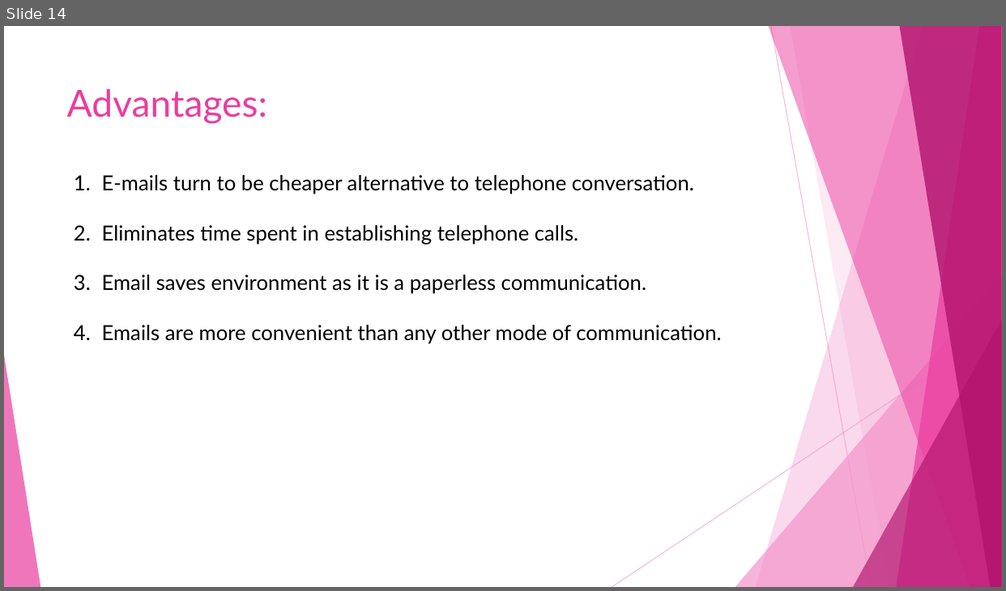
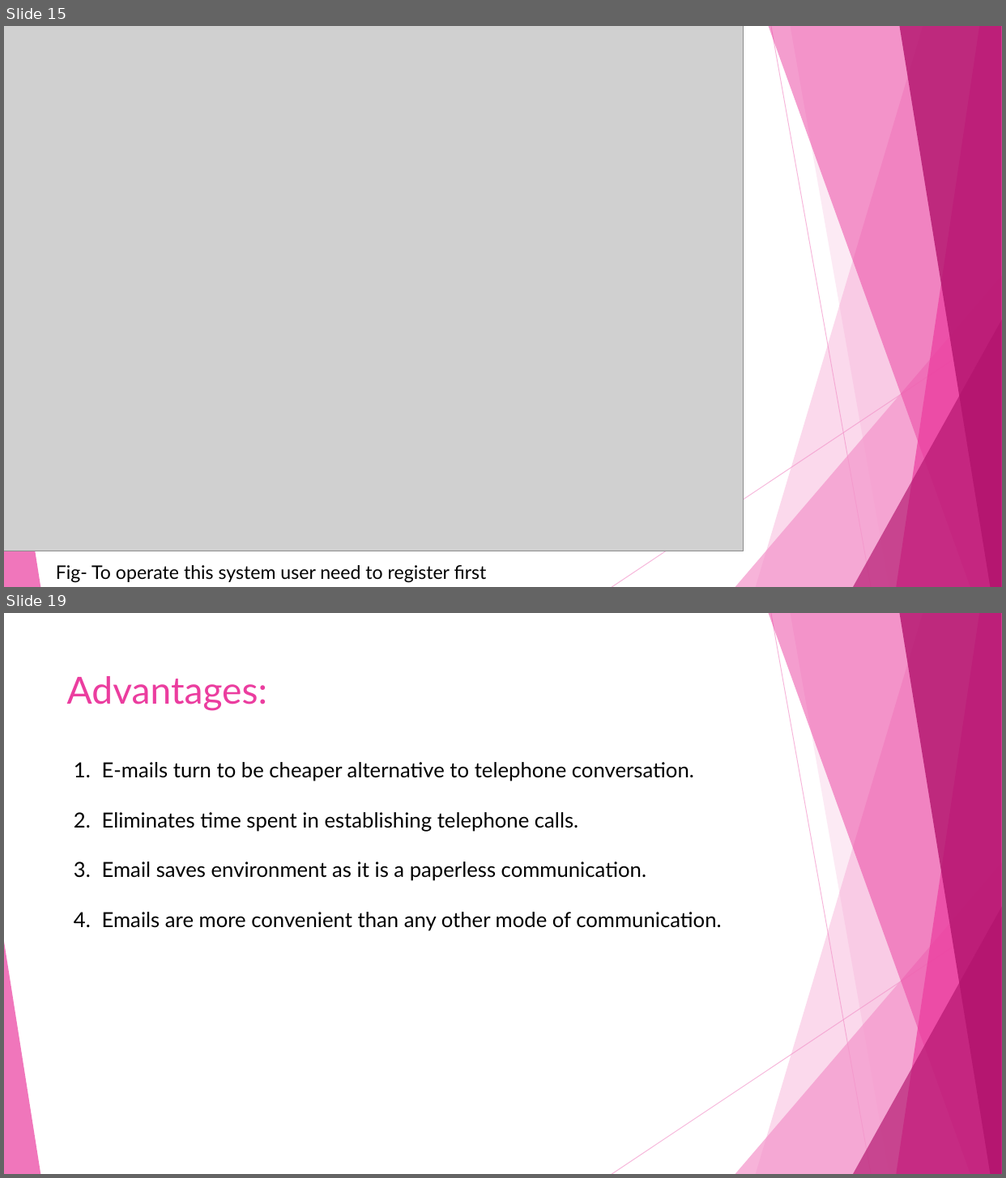
Before and after one commit to nikitamehtre/Email-Management-System-SpringBoot, a slide deck: Email Management System SpringBoot.pptx. Shown one above the other, each under a label of ours: slide 14 before the commit, slides 15 and 19 after it; the slides between them are not shown. The pictures are 1006x591 and 1006x1178 pixels, drawn with LibreOffice and Linux fonts; fonts in the diff are those of the drawing; grey boxes stand for pictures. Boxes give left, top, right and bottom in pixels: in the first picture for what was removed or moved away, otherwise in the second. Text is boxed around its words. In the diff, an @@ line names an element or a change of style, - is before the commit and + after.

```diff
--- a/Email Management System SpringBoot.pptx
+++ b/Email Management System SpringBoot.pptx
@@ slide 15 added at bbox=[4, 26, 1002, 587], background #FFFFFF; not listed: 10 template elements that a slide beside it also shows @@
@@ picture added at bbox=[4, 26, 743, 552] @@
@@ text added at bbox=[56, 565, 487, 583], 18 pt, text #000000 @@
+Fig- To operate this system user need to register first
@@ what was slide 14 is now slide 19 @@
```
Also in this commit, not shown: 1 slide changed, 4 other slides added.
